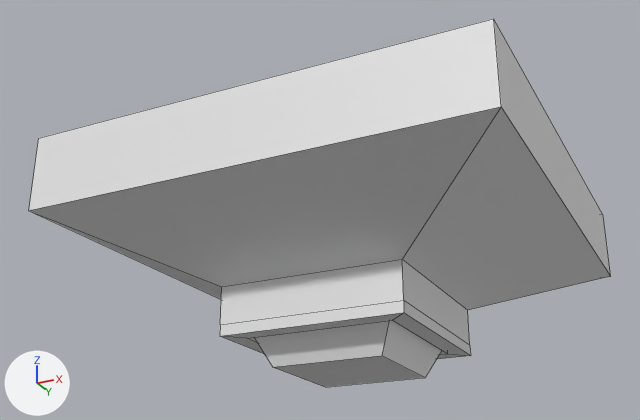
A saved change to the Blender file Assignment2/Assets/Models/elevator.blend.
Camera for both pictures: a 50 mm lens placed at (4.82, -10.56, -2.37), pointed at (-0.21, -0.49, 2.16). Every picture has the same lights, and +X, +Y and +Z are marked at lower left. Mesh edges are drawn as thin lines.

The first picture shows 'base'.
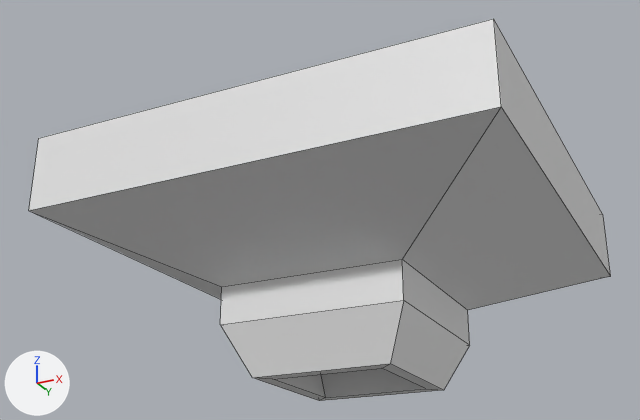
Where the change shows, as pixel boxes [x1, y1, x2, y2] in the pictures (640 x 420 px; the box of a moved part takes in the faces that stretch with it):
'base', reshaped: before [29, 19, 611, 387]; after [29, 19, 611, 401]
part 1 of me_cube, moved or reshaped: before [220, 300, 471, 387]; after [221, 300, 470, 401]

The change, as a list of edits to the scene's bpy script:
```text
Change me_cube:
    where me_cube.from_pydata(...)  # 64 vertices, 50 faces; spans x -3.0..3.0, y -3.0..3.0, z -1.0..1.75
    used by ob_base; location = (0.0, 0.0, 1.0)
    before: 12 (-0.75, 0.75, -1.0) at pixel (325, 387), 13 (-0.75, -0.75, -1.0) at pixel (272, 367), 14 (0.75, 0.75, -1.0) at pixel (425, 377), 15 (0.75, -0.75, -1.0) at pixel (381, 355)
    me_cube part 1
    add for i in [*range(12, 16)]: me_cube.vertices[i].co += Vector((0.0, 0.0, 0.25))
    me_cube.vertices[24].co: (-1.0, 1.0, -0.65) -> (-0.75, 0.75, -1.15)  # not seen -> pixel (325, 397)
    me_cube.vertices[25].co: (-1.0, -1.0, -0.65) -> (-0.75, -0.75, -1.15)  # pixel (246, 338) -> pixel (272, 379)
    me_cube.vertices[26].co: (1.0, 1.0, -0.65) -> (0.75, 0.75, -1.15)  # pixel (447, 353) -> pixel (425, 388)
    me_cube.vertices[27].co: (1.25, 1.25, -0.65) -> (0.94, 0.94, -1.15)  # pixel (470, 355) -> pixel (443, 390)
    me_cube.vertices[28].co: (1.0, -1.0, -0.65) -> (0.75, -0.75, -1.15)  # pixel (392, 320) -> pixel (381, 368)
    me_cube.vertices[29].co: (-1.25, 1.25, -0.65) -> (-0.94, 0.94, -1.15)  # not seen -> pixel (319, 400)
    me_cube.vertices[30].co: (-1.25, -1.25, -0.65) -> (-0.94, -0.94, -1.15)  # pixel (219, 336) -> pixel (252, 377)
    me_cube.vertices[31].co: (1.25, -1.25, -0.65) -> (0.94, -0.94, -1.15)  # pixel (403, 312) -> pixel (390, 363)
```
